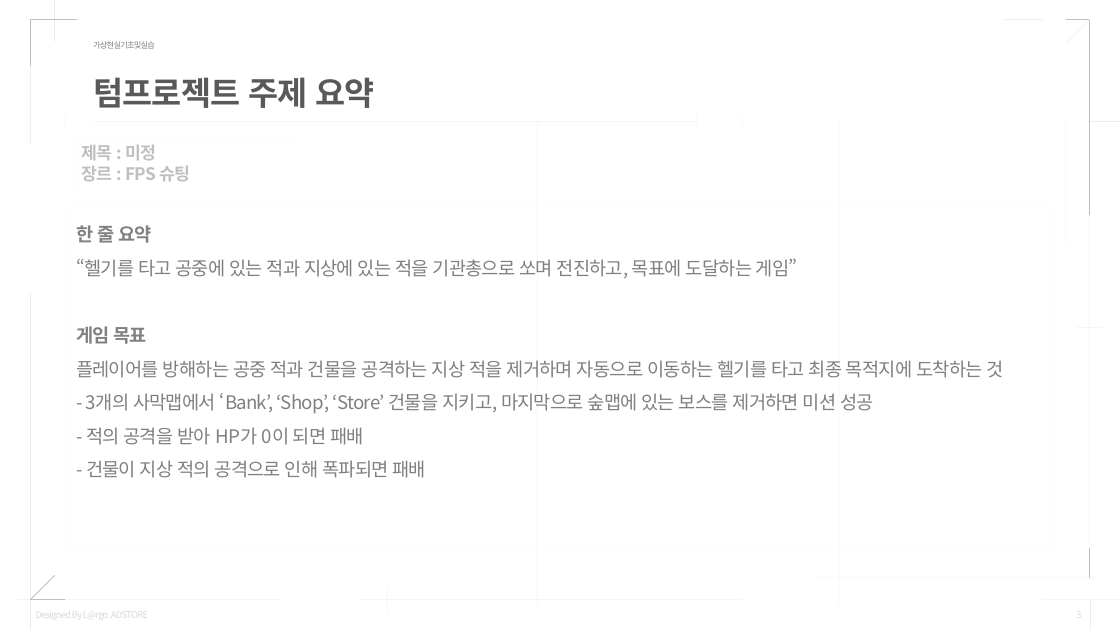
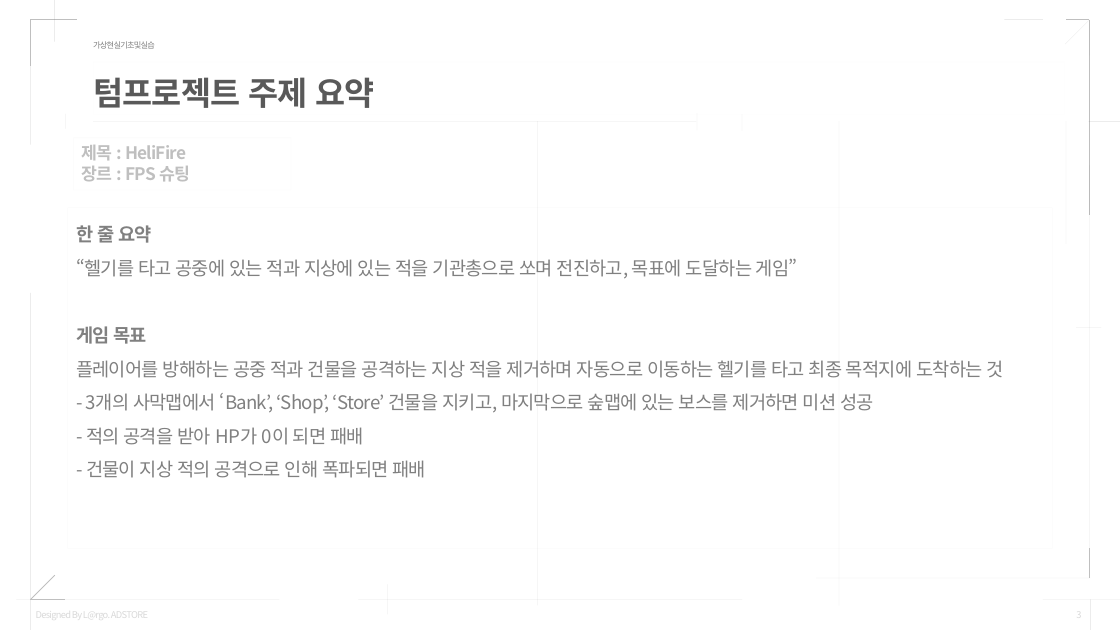
Before and after one commit to Mellow1213/VRProject_2022_1, a slide deck: slide 3 of 텀프로젝트_결과발표_20205220이바다20205262최예찬.pptx. Drawn at 1120x630 pixels with LibreOffice and Linux fonts; fonts in the diff are those of the drawing. Boxes give left, top, right and bottom in pixels: in the first picture for what was removed or moved away, otherwise in the second. Text is boxed around its words. In the diff, an @@ line names an element or a change of style, - is before the commit and + after.

```diff
--- a/텀프로젝트_결과발표_20205220이바다20205262최예찬.pptx
+++ b/텀프로젝트_결과발표_20205220이바다20205262최예찬.pptx
@@ text in rectangle at bbox=[82, 145, 186, 160]: text changed @@
-제목 : 미정
+제목 : HeliFire
```
Also in this commit, not shown: 1 other slide changed, 6 other files.
